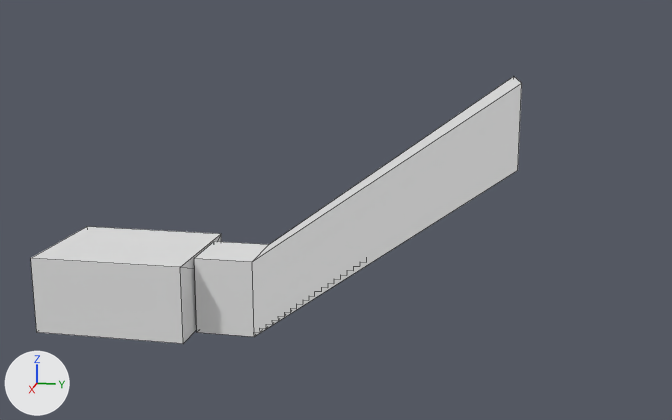
A saved change to the Blender file BeyondTheBlackRainbow/BeyondTheBlackRainbow/Assets/Models/Room_1.blend.
The view is the same before and after, from a camera (50 mm lens) standing at (29.9, 15.05, 11.02) and looking at (1.97, 9.46, 4.03). Arrows for +X, +Y and +Z are at lower left; the lights stay in place. Mesh edges are drawn as thin lines.

The older version as bpy lines, for what is in view:
```python
me_cube = bpy.data.meshes.new('Cube')
me_cube.from_pydata(...)  # 102 vertices, 63 faces; spans x 0.0..4.0, y 0.0..15.0, z 0.0..8.2
ob_room = bpy.data.objects.new('Room', me_cube)
ob_room.location = (0.0, 0.0, 0.0)
```
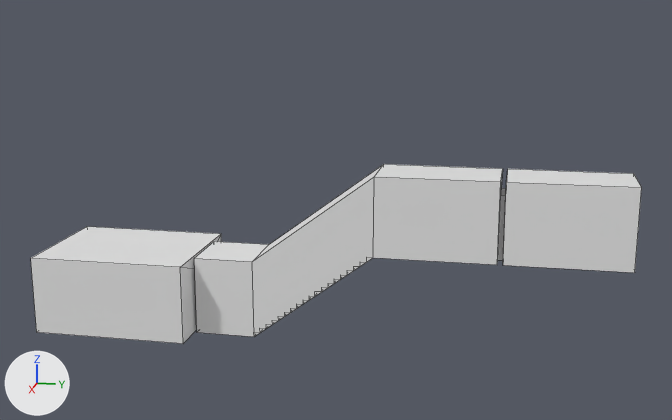
Edits to the scene script, one JSON object a line:
```json
{"block": "me_cube", "where": "# used by ob_room; location = (0.0, 0.0, 0.0)"}
{"op": "remove", "block": "me_cube", "code": "me_cube.from_pydata(...)  # 102 vertices, 63 faces; spans x 0.0..4.0, y 0.0..15.0, z 0.0..8.2"}
{"op": "add", "block": "me_cube", "code": "me_cube.from_pydata(...)  # 122 vertices, 84 faces; spans x 0.0..4.0, y 0.0..18.5, z 0.0..5.4"}
{"block": "me_cube", "change": "me_cube part 1"}
{"block": "me_cube", "change": "1 face is deleted"}
{"block": "me_cube", "change": "4 vertices move from x 1.0..3.0, y 14.8..15.0, z 5.7..8.2 to x 1.0..3.0, y 10.8, z 2.8..5.4"}
{"block": "me_cube", "change": "20 vertices are added at x 1.0..3.0, y 14.5..18.5, z 2.8..5.4"}
{"block": "me_cube", "change": "22 new faces join them"}
```

Location of each change, (x1, y1, x2, y2) in pixels of the pictures (672 x 420 px):
```json
{"object": "Room", "change": "reshaped", "before": [31, 77, 522, 344], "after": [31, 164, 642, 344], "on screen": "24% wider, 32% shorter"}
{"part": 1, "of": "me_cube", "change": "built on", "before": [258, 77, 522, 332], "after": [258, 164, 642, 332]}
```
